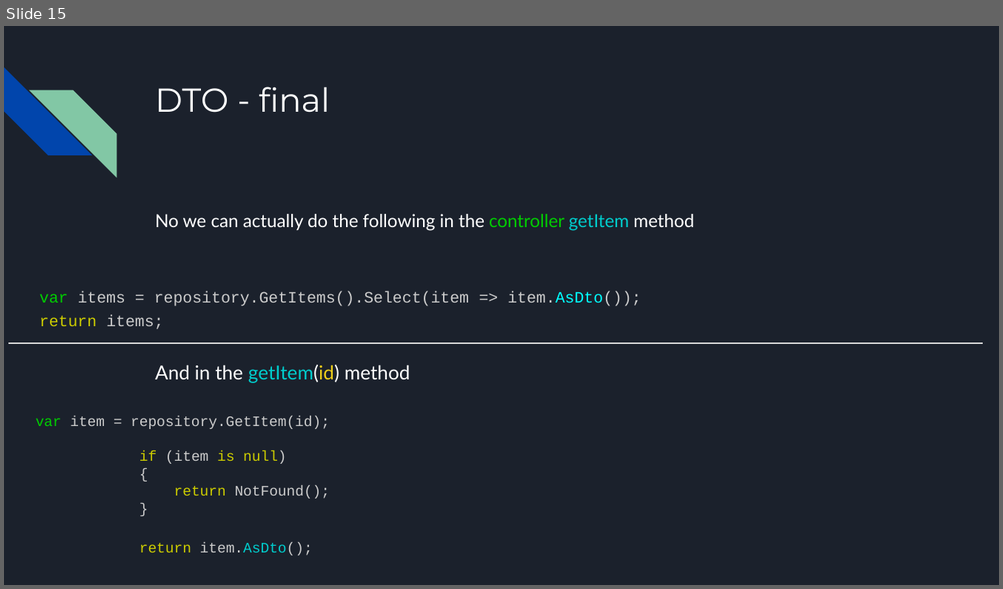
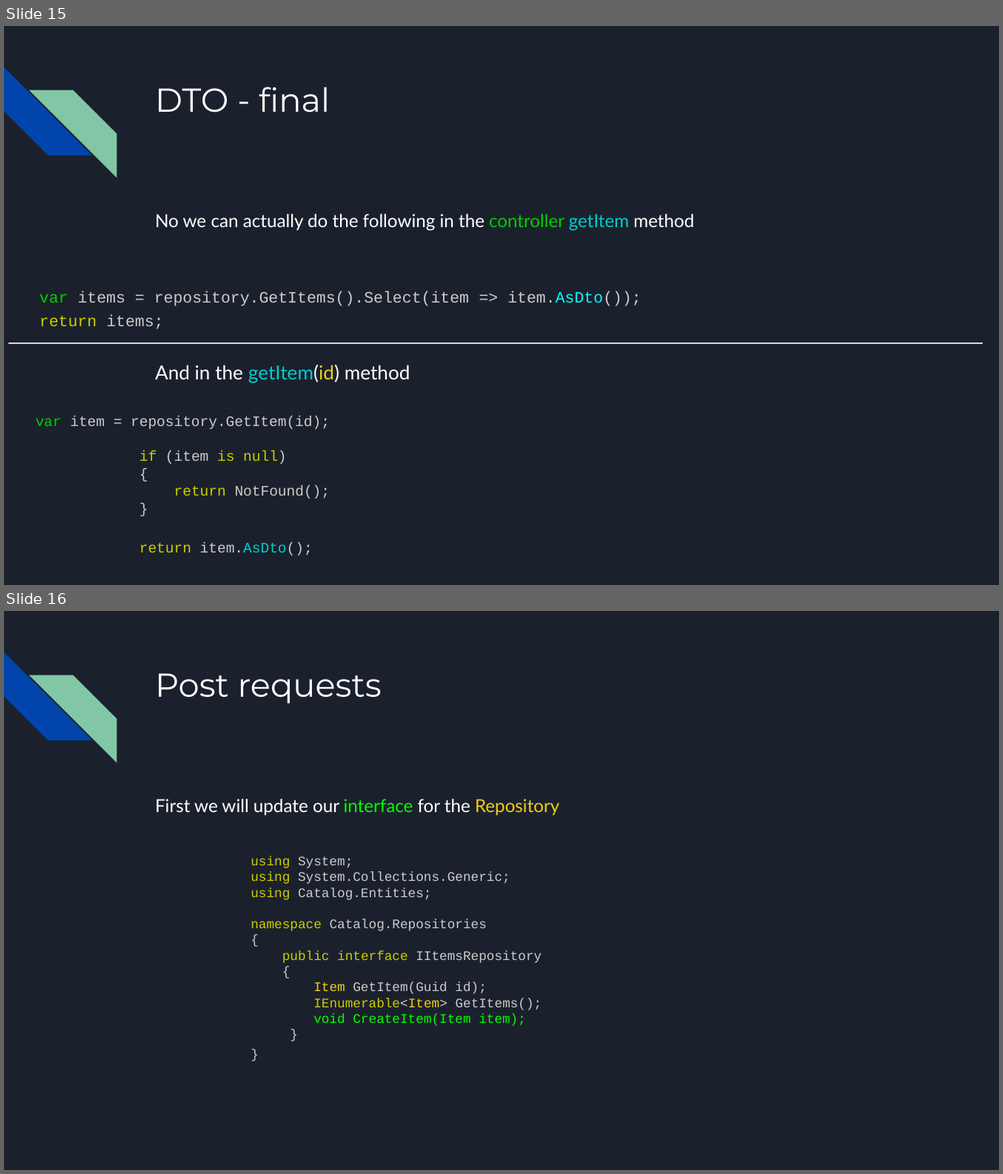
Before and after one commit to kek-Sec/ASP.net-REST-API-GUIDE, a slide deck: ASP.net REST API.pptx. Shown one above the other, each under a label of ours: slide 15 before the commit, slides 15 and 16 after it. The pictures are 1003x589 and 1003x1174 pixels, drawn with LibreOffice and Linux fonts; fonts in the diff are those of the drawing. Boxes give left, top, right and bottom in pixels: in the first picture for what was removed or moved away, otherwise in the second. Text is boxed around its words. In the diff, an @@ line names an element or a change of style, - is before the commit and + after.

Commit message:
POST PUT DELETE

```diff
--- a/ASP.net REST API.pptx
+++ b/ASP.net REST API.pptx
@@ slide 16 added at (x1=4, y1=611, x2=999, y2=1170), background #1B212C; not listed: 2 template elements that a slide beside it also shows @@
@@ title added at (x1=155, y1=673, x2=381, y2=703), 24 pt, text #FFFFFF @@
+Post requests
@@ text added at (x1=155, y1=799, x2=559, y2=815), 13 pt, text #FFFFFF @@
+First we will update our interface for the Repository
@@ text added at (x1=250, y1=857, x2=542, y2=1026), 9.5 pt, text #CCCCCC @@
+using System;
+using System.Collections.Generic;
+using Catalog.Entities;
+namespace Catalog.Repositories
+{
+public interface IItemsRepository
+{
+Item GetItem(Guid id);
+IEnumerable<Item> GetItems();
+void CreateItem(Item item);
+}
+}
```
Also in this commit, not shown: 1 slide changed, 8 other slides added, 1 other file.
